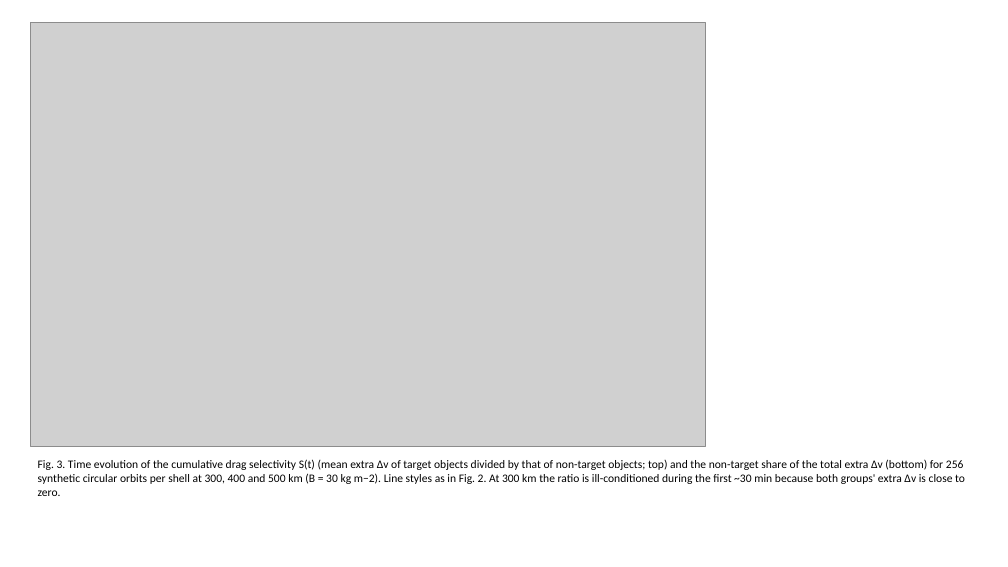
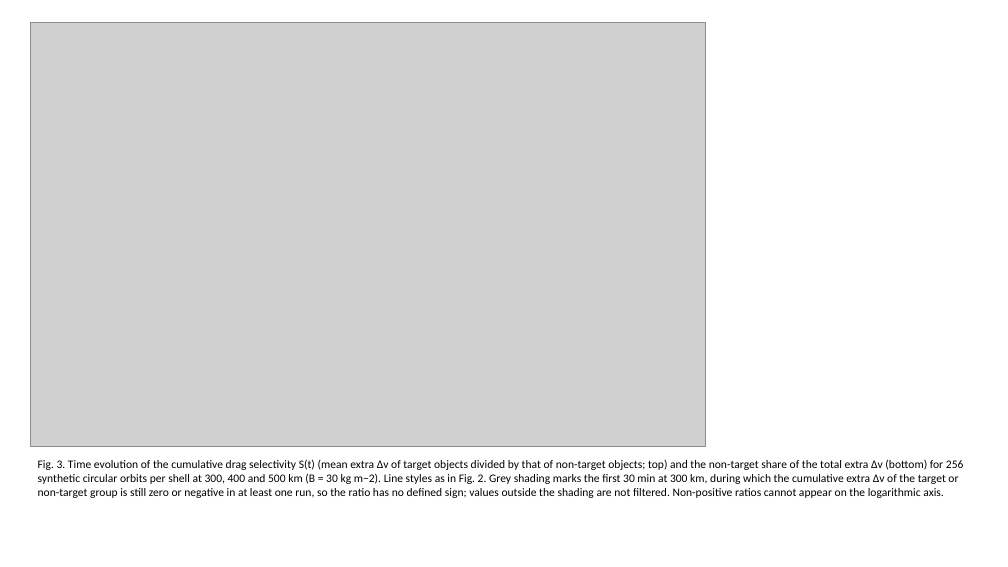
Before and after one commit to bougtoir/thermosphere-debris-selective-decay, a slide deck: slide 3 of manuscript/physical/figures.pptx. Drawn at 1008x567 pixels with LibreOffice and Linux fonts; fonts in the diff are those of the drawing; grey boxes stand for pictures. Boxes give left, top, right and bottom in pixels: in the first picture for what was removed or moved away, otherwise in the second. Text is boxed around its words. In the diff, an @@ line names an element or a change of style, - is before the commit and + after.

```diff
--- a/manuscript/physical/figures.pptx
+++ b/manuscript/physical/figures.pptx
@@ text at (38,459,964,498): text changed @@
-Fig. 3. Time evolution of the cumulative drag selectivity S(t) (mean extra Δv of target objects divided by that of non-target objects; top) and the non-target share of the total extra Δv (bottom) for 256 synthetic circular orbits per shell at 300, 400 and 500 km (B = 30 kg m−2). Line styles as in Fig. 2. At 300 km the ratio is ill-conditioned during the first ~30 min because both groups' extra Δv is close to zero.
+Fig. 3. Time evolution of the cumulative drag selectivity S(t) (mean extra Δv of target objects divided by that of non-target objects; top) and the non-target share of the total extra Δv (bottom) for 256 synthetic circular orbits per shell at 300, 400 and 500 km (B = 30 kg m−2). Line styles as in Fig. 2. Grey shading marks the first 30 min at 300 km, during which the cumulative extra Δv of the target or non-target group is still zero or negative in at least one run, so the ratio has no defined sign; values outside the shading are not filtered. Non-positive ratios cannot appear on the logarithmic axis.
```
Also in this commit, not shown: 4 other slides changed, 29 other files.
